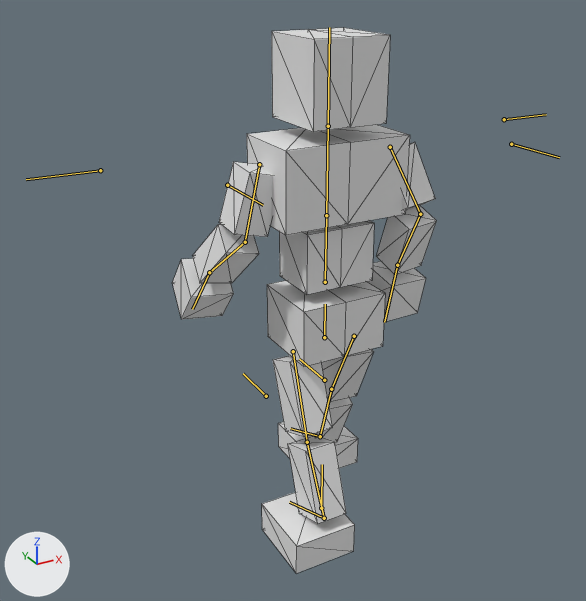
What one commit did to the glTF model BrowserGame/public/models/animateblend2.glb.
The view is the same before and after, from a camera (50 mm lens) standing at (-10.26, -16.88, 10.56) and looking at (-0.57, 0.73, 1.75). The lights are fixed; the arrows at lower left show +X, +Y and +Z. Both versions are drawn at frame 12 of the action 'feet.walk'; the numbers are the values there. The bones that bend it are drawn over the model as lines. Mesh edges are drawn as thin lines.

Objects in the first picture: '立方体'.
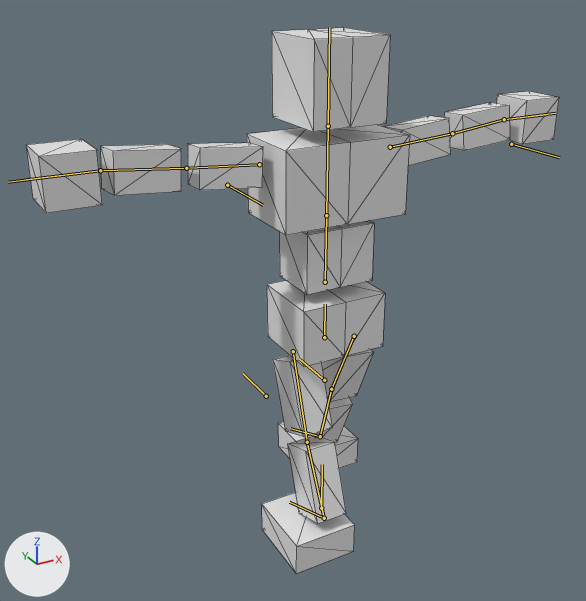
Pixel boxes [x1, y1, x2, y2] of what changed, in the pictures (586 x 601 px):
'立方体', posed (102% wider): before [172, 28, 436, 573]; after [26, 28, 559, 573]
bone 'upper arm.R', root to tip: before (259, 164) to (245, 242); after (259, 164) to (186, 168)
bone 'forearm.R', root to tip: before (245, 242) to (209, 272); after (186, 168) to (100, 170)
bone 'hand.R', root to tip: before (209, 272) to (192, 309); after (100, 170) to (8, 182)
bone 'upper arm.L', root to tip: before (390, 147) to (420, 214); after (390, 147) to (452, 133)
bone 'forearm.L', root to tip: before (420, 214) to (397, 265); after (452, 133) to (504, 119)
bone 'hand.L', root to tip: before (397, 265) to (384, 322); after (504, 119) to (555, 113)

What the commit changed:
Bone 'upper arm.R' (bone_upper_arm_r) turns from (-1, 3, 77) to (-2, 4, -5) degrees about its own x, y and z.
Bone 'forearm.R' (bone_forearm_r) turns from (-36, 0, 1) to (5, 0, 0) degrees about its own x, y and z.
Bone 'hand.R' (bone_hand_r) turns from (4, 1, 10) to (-3, -4, 5) degrees about its own x, y and z.
Bone 'upper arm.L' (bone_upper_arm_l) turns from (36, -12, -85) to (-2, -4, 5) degrees about its own x, y and z.
Bone 'forearm.L' (bone_forearm_l) turns from (-51, 0, -1) to (5, 0, 0) degrees about its own x, y and z.
Bone 'hand.L' (bone_hand_l) turns from (9, 4, -2) to (-3, 4, -5) degrees about its own x, y and z.
